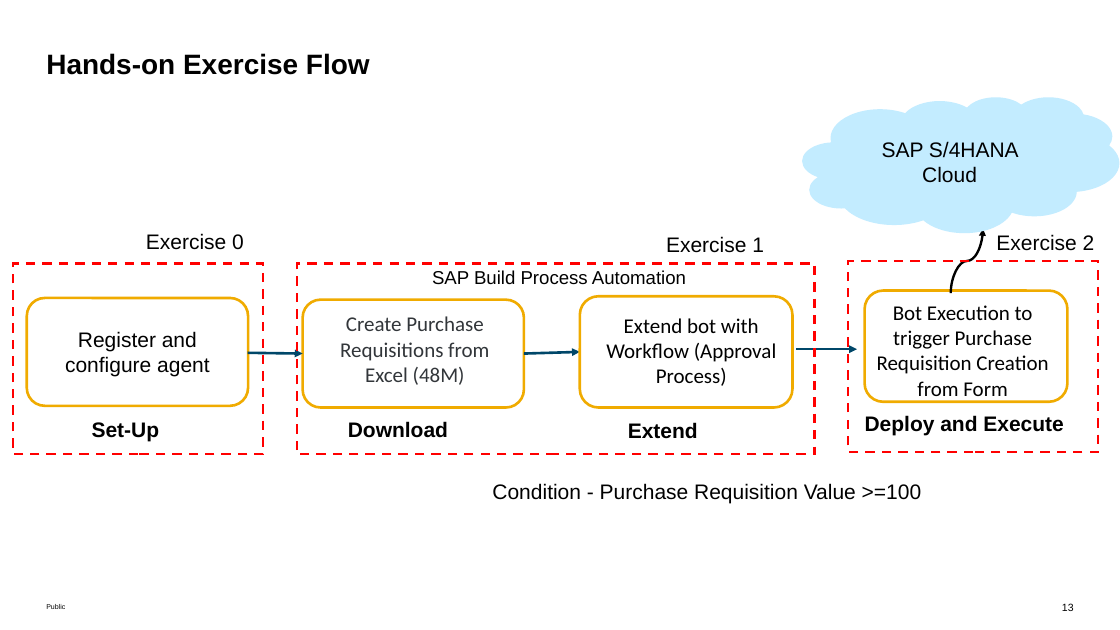
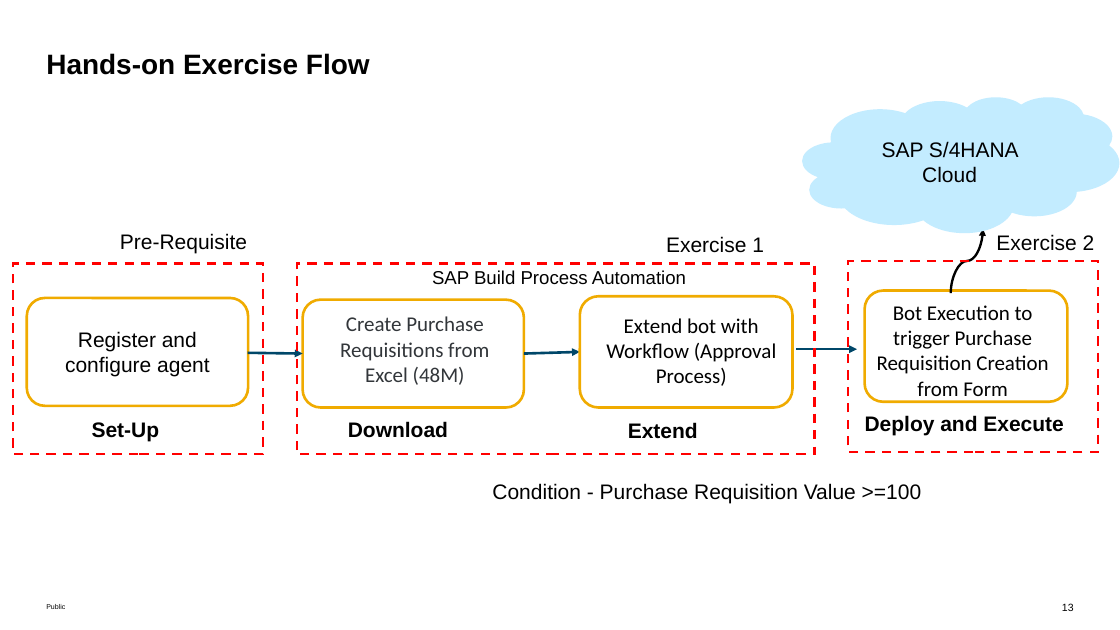
Before and after one commit to SAP-samples/teched2022-DT262, a slide deck: slide 13 of exercises/DT262-Execute Bots Rapidly in SAP S4HANA Cloud with SAP Build Process Automation.pptx. Drawn at 1120x630 pixels with LibreOffice and Linux fonts; fonts in the diff are those of the drawing. Boxes give left, top, right and bottom in pixels: in the first picture for what was removed or moved away, otherwise in the second. Text is boxed around its words. In the diff, an @@ line names an element or a change of style, - is before the commit and + after.

```diff
--- a/exercises/DT262-Execute Bots Rapidly in SAP S4HANA Cloud with SAP Build Process Automation.pptx
+++ b/exercises/DT262-Execute Bots Rapidly in SAP S4HANA Cloud with SAP Build Process Automation.pptx
@@ text at (120, 233, 247, 254): text changed @@
-Exercise 0
+Pre-Requisite
```
